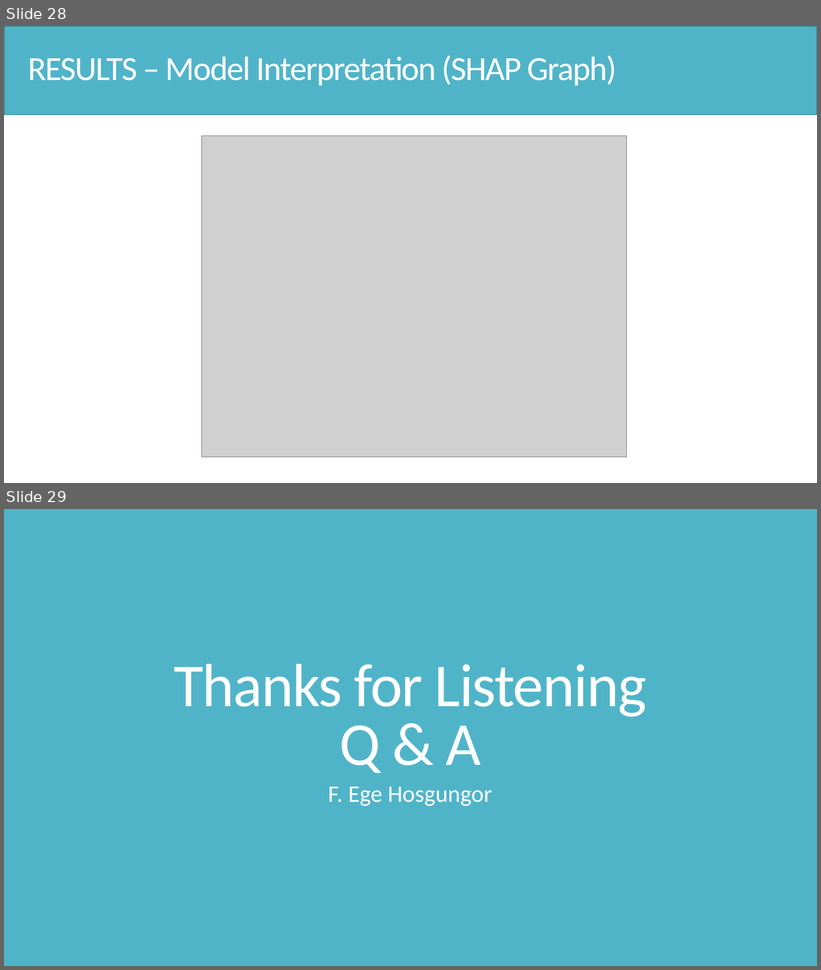
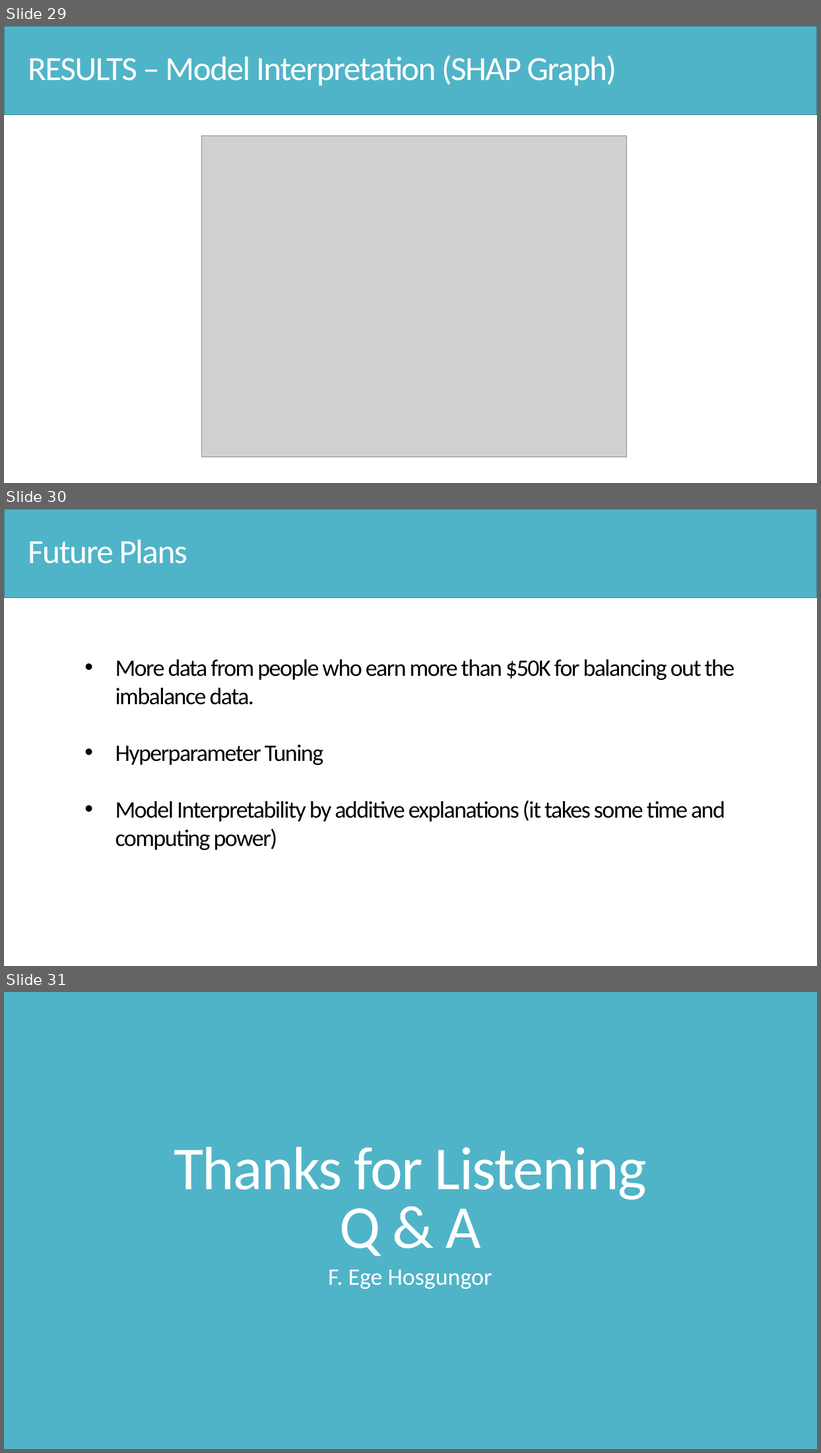
Before and after one commit to Hsgngr/dataiku_income_classification, a slide deck: Task_Presentation.pptx. Shown one above the other, each under a label of ours: slides 28 and 29 before the commit, slides 29, 30 and 31 after it. The pictures are 821x970 and 821x1453 pixels, drawn with LibreOffice and Linux fonts; fonts in the diff are those of the drawing; grey boxes stand for pictures. Boxes give left, top, right and bottom in pixels: in the first picture for what was removed or moved away, otherwise in the second. Text is boxed around its words. In the diff, an @@ line names an element or a change of style, - is before the commit and + after.

```diff
--- a/Task_Presentation.pptx
+++ b/Task_Presentation.pptx
@@ slide 30 added at bbox=[4, 509, 817, 966], background #FFFFFF @@
@@ rectangle added at bbox=[4, 509, 817, 598], fill #50B4C8, outline #3B8594 1 pt @@
@@ text added at bbox=[28, 539, 187, 564], 40 pt, text #FFFFFF @@
+Future Plans
@@ text added at bbox=[116, 659, 735, 850], 28 pt, text #000000 @@
+• More data from people who earn more than $50K for balancing out the imbalance data.
+• Hyperparameter Tuning
+• Model Interpretability by additive explanations (it takes some time and computing power)
@@ what was slide 28 is now slide 29 @@
@@ what was slide 29 is now slide 31 @@
```
Also in this commit, not shown: 1 other slide added.
